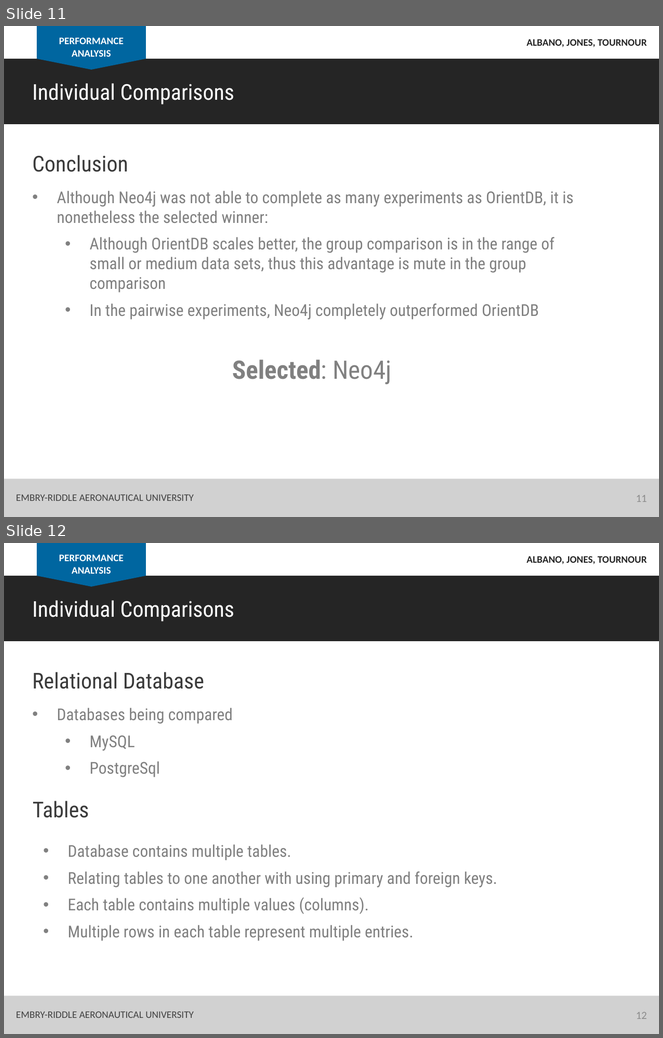
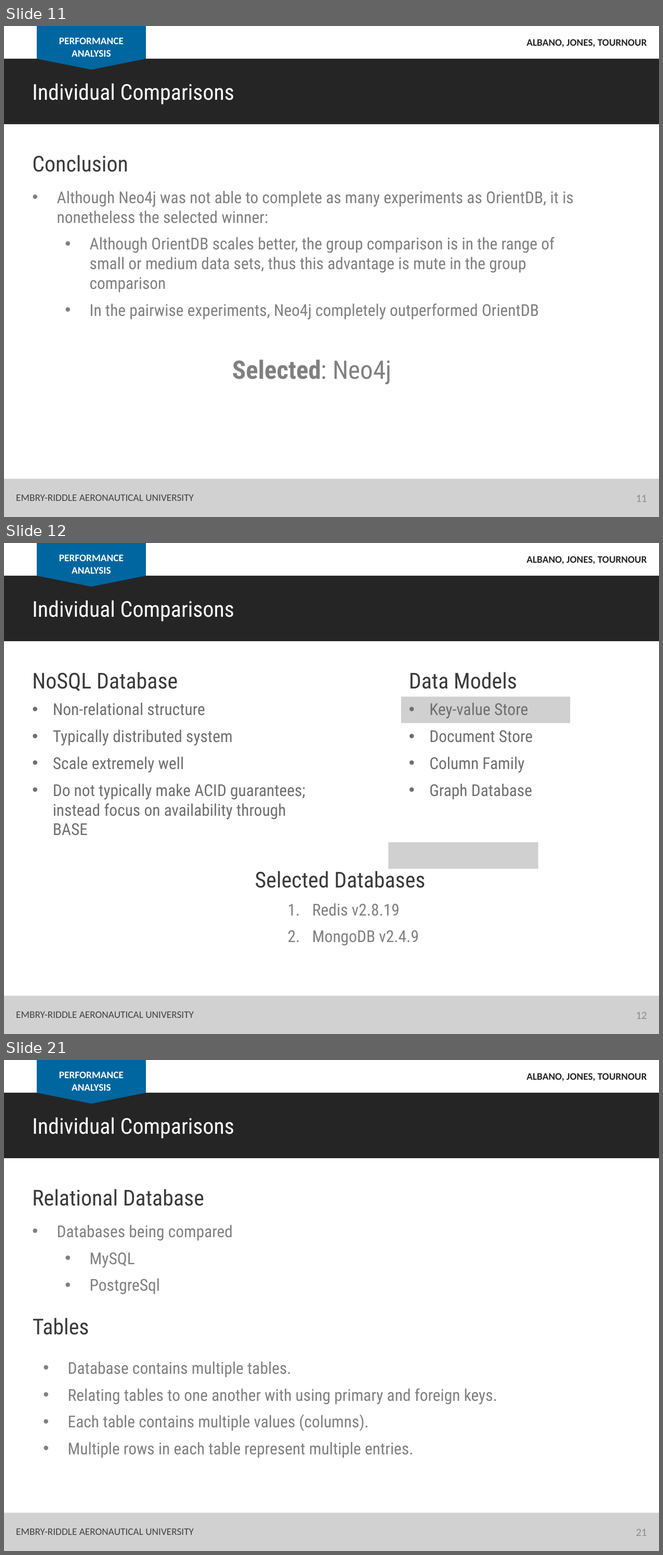
Before and after one commit to albanoj2/se655_final_project, a slide deck: docs/In_class_presentation.pptx. Shown one above the other, each under a label of ours: slides 11 and 12 before the commit, slides 11, 12 and 21 after it; the slides between them are not shown. The pictures are 663x1038 and 663x1555 pixels, drawn with LibreOffice and Linux fonts; fonts in the diff are those of the drawing; grey boxes stand for pictures. Boxes give left, top, right and bottom in pixels: in the first picture for what was removed or moved away, otherwise in the second. Text is boxed around its words. In the diff, an @@ line names an element or a change of style, - is before the commit and + after.

```diff
--- a/docs/In_class_presentation.pptx
+++ b/docs/In_class_presentation.pptx
@@ slide 12 added at (4,543,659,1034), background #FFFFFF @@
@@ rectangle added at (37,543,146,576), fill #0066A0 @@
@@ text added at (59,554,124,574), 11 pt, text #FFFFFF, bold @@
+PERFORMANCE ANALYSIS
@@ text added at (527,556,647,564), 11 pt, text #252525, bold @@
+ALBANO, JONES, TOURNOUR
@@ rectangle added at (4,576,659,641), fill #252525 @@
@@ triangle added at (37,576,146,587), fill #0066A0 @@
@@ text added at (32,600,234,622), 24 pt, text #FFFFFF @@
+Individual Comparisons
@@ text added at (32,672,178,691), 24 pt, text #3A3A3A @@
+NoSQL Database
@@ text added at (409,672,517,689), 24 pt, text #3A3A3A @@
+Data Models
@@ picture added at (401,697,570,723) @@
@@ text added at (53,703,306,820), 18 pt, text #6F6F6F @@
+• Non-relational structure
+• Typically distributed system
+• Scale extremely well
+• Do not typically make ACID guarantees; instead focus on availability through BASE
@@ text added at (429,703,533,800), 18 pt, text #6F6F6F @@
+• Key-value Store
+• Document Store
+• Column Family
+• Graph Database
@@ picture added at (389,843,539,869) @@
@@ text added at (255,868,425,888), 24 pt, text #3A3A3A @@
+Selected Databases
@@ text added at (312,903,419,946), 18 pt, text #808080 @@
+  1. Redis v2.8.19
+  2. MongoDB v2.4.9
@@ rectangle added at (4,996,659,1034), fill #D1D1D1 @@
@@ text added at (16,1012,194,1018), 11 pt, text #404040 @@
+EMBRY-RIDDLE AERONAUTICAL UNIVERSITY
@@ page number added at (636,1012,647,1019), 12 pt, text #8C8C8C @@
+12
@@ what was slide 12 is now slide 21 @@
@@ page number at (636,1530,647,1536): text changed @@
-12
+21
```
Also in this commit, not shown: 7 slides changed, 9 other slides added.
